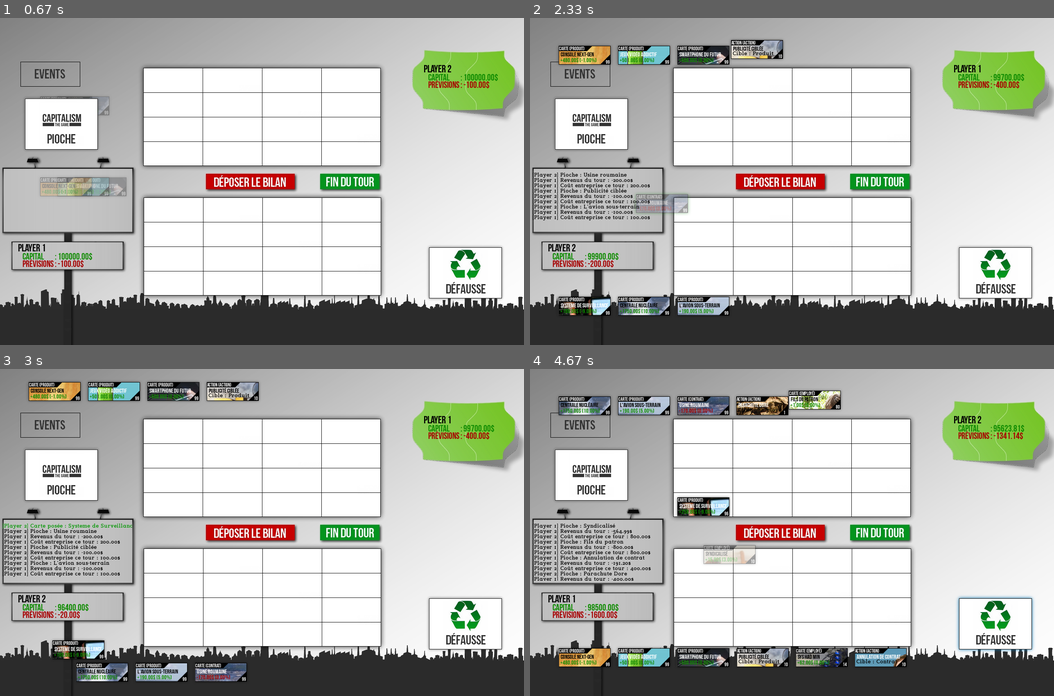
Above: before the commit, frames 1-4 (two rows, left to right).
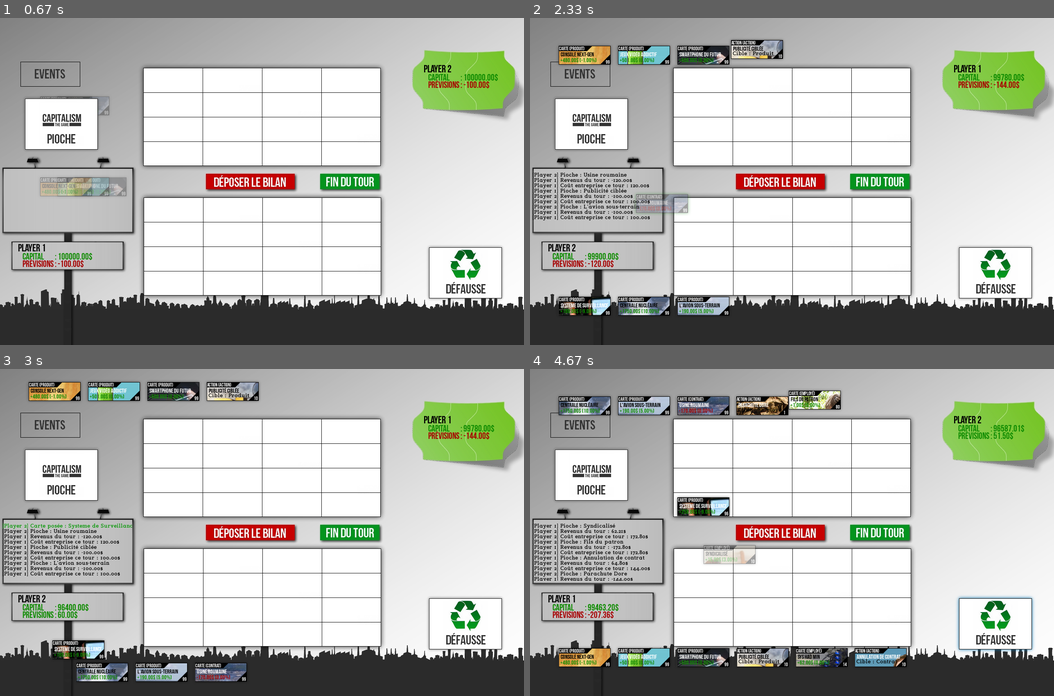
Above: after the commit, the same moments.

Repository: Que20/Capitalism
Game: pygame game, started from src/launcher.py
Same seed, same stepped clock (60 frames per second), same inputs: the game is played once before the commit and once after it.
Inputs (mouse positions are in pixels of both pictures, inside the frame that each line leads up to):
- Up to frame 1 (0.67 s): click (62, 99) at 0.38 s
- Up to frame 2 (2.33 s): tap Space at 0.67, 1.73, 2.03 s; press the mouse at (702, 40) at 1.03 s; move the mouse to (844, 152) at 1.13 s; release the mouse at (991, 266) at 1.27 s; press the mouse at (792, 250) at 1.37 s; move the mouse to (734, 269) at 1.47 s; release the mouse at (676, 286) at 1.6 s; click (666, 184) at 2.22 s
- Up to frame 3 (3 s): press the mouse at (52, 673) at 2.53 s; move the mouse to (178, 643) at 2.63 s; release the mouse at (303, 614) at 2.77 s; click (146, 565) at 2.88 s
- Up to frame 4 (4.67 s): tap Space at 3.23, 3.57, 3.87, 4.07, 4.37 s; press the mouse at (996, 624) at 4.6 s

Frame 1 is identical in both runs. In frame 2, less than 0.1% of the frame differs, in the area x 11-92%, y 17-77%; in frame 3, 0.2%; in frame 4, 0.5%, in the area x 11-95%, y 17-77%.

Commit message:
Correction bug pioche vide

Diff:
--- a/src/launcher.py
+++ b/src/launcher.py
@@ -6,7 +6,7 @@
 wh = (300, 400)
 screen = pygame.display.set_mode(wh)
 background_colour = (255,255,255)
-pygame.display.set_caption('Capitalism Launcher')
+pygame.display.set_caption('Capitalism - Launcher')
 
 from cap_rect import *
 from cap_graph import *
--- a/src/player.py
+++ b/src/player.py
@@ -394,9 +394,11 @@
 
 		# On pioche une carte
 		card = deck.pickUpCardFromDeck()
-		# Log
-		self.log.log("["+self.name+"] Pioche : "+card.name)
-		self.addCardDeck(card)
+
+		if card != None :
+			# Log
+			self.log.log("["+self.name+"] Pioche : "+card.name)
+			self.addCardDeck(card)
 
 		self.graph_player.rect.x = 44
 		self.graph_player.rect.y = 548
@@ -416,7 +418,7 @@
 
 			# Coût total
 			self.money += total
-			self.cost *= 2
+			self.cost *= 1.2
 
 			# Graphique, changement de cartes dans tout les sens
 			j = 0
--- a/src/test_card.py
+++ b/src/test_card.py
@@ -3,7 +3,7 @@
 
 pygame.init()
 window = pygame.display.set_mode((1280, 800))
-pygame.display.set_caption("Test pygame")
+pygame.display.set_caption('Capitalism - Jeu')
 
 from cap_graph import *
 from deck import *
